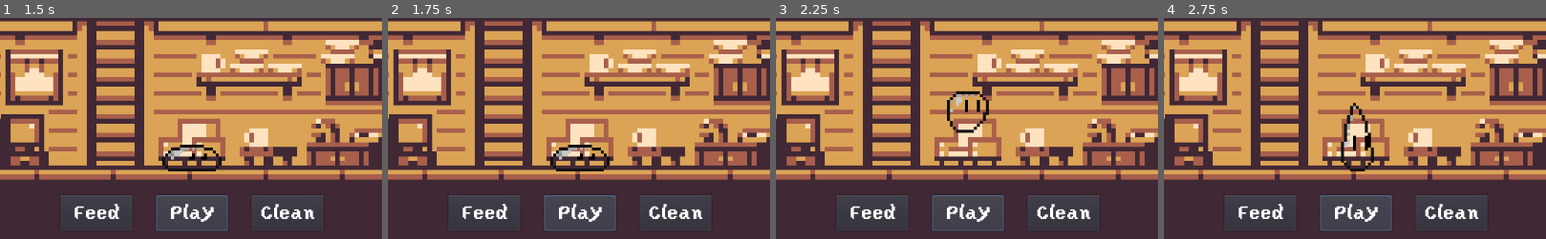
Above: before the commit, frames 1-4 (left to right).
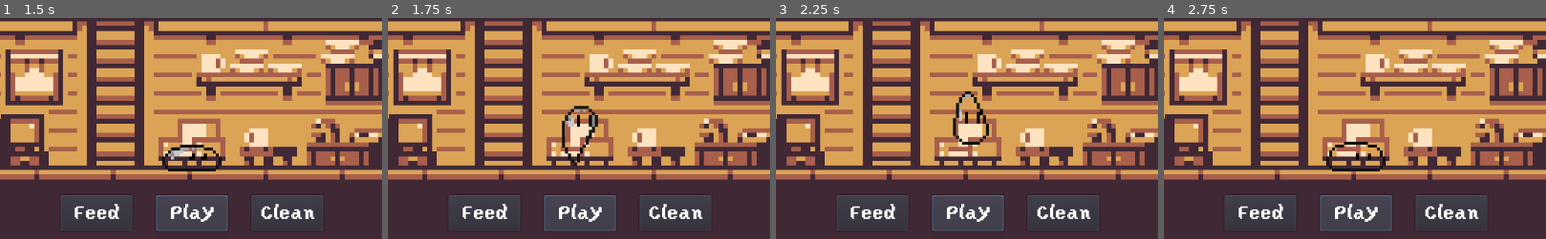
Above: after the commit, the same moments.

Repository: melvincwng/mini-pets
Game: Godot game, scene res://Scenes/MainMenu.tscn
Two runs of this game, one before a commit and one after it. Both use one fixed random seed, a clock stepped at 60 frames per second and the inputs below.
Inputs:
- Up to frame 1 (1.5 s): click "Start" at 0.5 s; click "Play" at 1.25 s
- Up to frame 2 (1.75 s): no input
- Up to frame 3 (2.25 s): click "Play" at 2 s
- Up to frame 4 (2.75 s): no input
The pictures show only the part of the screen within x 25-75%, y 50-100%; the shares and areas given below are measured in that part.

Frame 1 is identical in both runs. In frame 2, 1.4% of the frame differs, in the area x 42-59%, y 39-70%; in frame 3, 1.2%; in frame 4, 1.2%.

Commit message:
Add sounds when you feed, play or clean your pet

Diff:
--- a/Scenes/MainScene.gd
+++ b/Scenes/MainScene.gd
@@ -17,6 +17,7 @@
 	sprite.play("Idle")
 
 func feed_increase_level():
+	$Player/feedSound.play()
 	level += 0.25
 	var levelString = "Level: " + str(level)
 	levelLabel.clear()
@@ -24,6 +25,7 @@
 	sprite.play("Feed")
 
 func play_increase_level():
+	$Player/playSound.play()
 	level += 0.15
 	var levelString = "Level: " + str(level)
 	levelLabel.clear()
@@ -31,6 +33,7 @@
 	sprite.play("Play")
 
 func clean_increase_level():
+	$Player/cleanSound.play()
 	level += 0.1
 	var levelString = "Level: " + str(level)
 	levelLabel.clear()
--- a/Scenes/MainScene.tscn
+++ b/Scenes/MainScene.tscn
@@ -36,6 +36,9 @@
 [ext_resource path="res://Player/Clean/transparent (1).png" type="Texture" id=34]
 [ext_resource path="res://Player/Clean/transparent (5).png" type="Texture" id=35]
 [ext_resource path="res://Player/Clean/transparent (2).png" type="Texture" id=36]
+[ext_resource path="res://Sounds/feed.ogg" type="AudioStream" id=37]
+[ext_resource path="res://Sounds/clean.ogg" type="AudioStream" id=38]
+[ext_resource path="res://Sounds/jump.ogg" type="AudioStream" id=39]
 
 [sub_resource type="SpriteFrames" id=1]
 animations = [ {
@@ -57,7 +60,7 @@
 "frames": [ ExtResource( 25 ), ExtResource( 29 ), ExtResource( 26 ), ExtResource( 27 ), ExtResource( 24 ), ExtResource( 28 ), ExtResource( 30 ), ExtResource( 23 ), ExtResource( 20 ), ExtResource( 21 ), ExtResource( 31 ), ExtResource( 22 ) ],
 "loop": true,
 "name": "Play",
-"speed": 7.5
+"speed": 10.0
 } ]
 
 [sub_resource type="DynamicFont" id=2]
@@ -127,10 +130,22 @@
 scale = Vector2( 4, 4 )
 frames = SubResource( 1 )
 animation = "Clean"
+frame = 1
 playing = true
 __meta__ = {
 "_edit_lock_": true
 }
+
+[node name="feedSound" type="AudioStreamPlayer" parent="Player"]
+stream = ExtResource( 37 )
+volume_db = -15.0
+
+[node name="playSound" type="AudioStreamPlayer" parent="Player"]
+stream = ExtResource( 39 )
+
+[node name="cleanSound" type="AudioStreamPlayer" parent="Player"]
+stream = ExtResource( 38 )
+volume_db = -15.0
 
 [node name="Level" type="RichTextLabel" parent="."]
 margin_left = 24.0
--- a/project.godot
+++ b/project.godot
@@ -49,6 +49,10 @@
 "stream": false,
 "svg/scale": 1.0
 }
+ogg_vorbis={
+"loop": false,
+"loop_offset": 0
+}
 
 [rendering]
 
Not shown: 1 places in Scenes/MainScene.tscn that only renumber resources
Not shown, added: Sounds/clean.ogg.import
Not shown, added: Sounds/feed.ogg.import
Not shown, added: Sounds/jump.ogg.import
Not shown, added: Sounds/clean.ogg
Not shown, added: Sounds/feed.ogg
Not shown, added: Sounds/jump.ogg
